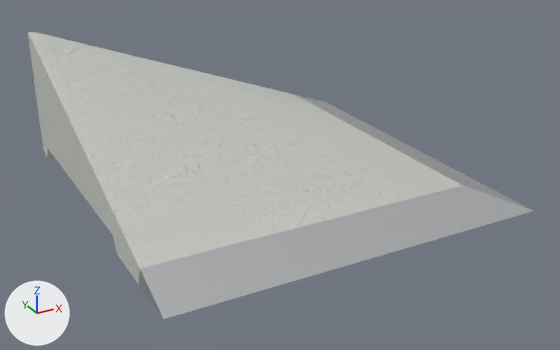
Before and after pictures for a commit that changed the glTF model public/katalog/modelle/hip-75l.gltf.
The view is the same before and after, from a 50 mm lens placed at (-1.84, -3.49, 1.75), pointed at (0.0, -0.14, 0.08). The lights are fixed; the arrows at lower left show +X, +Y and +Z. The picture after the commit comes second. Vertices at exactly the same position are counted once.

The scene before the commit, as lines of its bpy script (objects in view):
```python
me_sk1792_hip_75l_001 = bpy.data.meshes.new('SK1792_HIP-75L.001')
me_sk1792_hip_75l_001.from_pydata(...)  # 49 vertices, 115 faces; spans x -1.0..1.0, y -1.0..1.0, z 0.0..0.73
# faces by material slot: [104, 11]
me_sk1792_hip_75l_001.materials.append(mat_beton)
me_sk1792_hip_75l_001.materials.append(mat_stahl)  # white #e1e2e5
ob_sk1792_hip_75l_001 = bpy.data.objects.new('SK1792_HIP-75L.001', me_sk1792_hip_75l_001)
ob_sk1792_hip_75l_001.location = (0.0, 0.0, 0.0)
```
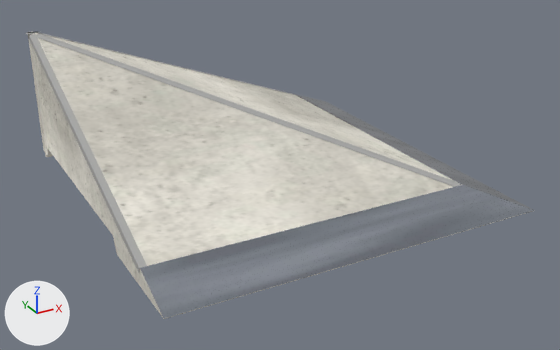
Patch to the scene script:
```diff
--- a/public/katalog/modelle/hip-75l.gltf.py
+++ b/public/katalog/modelle/hip-75l.gltf.py
@@ img_hip_75l_farbe @@
+img_hip_75l_farbe = load_image('hip-75l_farbe', 'texturen/hip-75l_farbe.jpg', 2048, 2048, 'sRGB')
@@ img_hip_75l_normal @@
+img_hip_75l_normal = load_image('hip-75l_normal', 'texturen/hip-75l_normal.jpg', 2048, 2048, 'Non-Color')
@@ mat_stahl_web_004 @@
+mat_stahl_web_004 = bpy.data.materials.new('Stahl_web.004')
+# uses the picture img_hip_75l_farbe
+# uses the picture img_hip_75l_normal
@@ mat_kantenwinkel_web_003 @@
+mat_kantenwinkel_web_003 = bpy.data.materials.new('Kantenwinkel_web.003')
+# uses the picture img_hip_75l_farbe
+# uses the picture img_hip_75l_normal
@@ mat_beton_web_003 @@
+mat_beton_web_003 = bpy.data.materials.new('Beton_web.003')
+# uses the picture img_hip_75l_farbe
+# uses the picture img_hip_75l_normal
@@ me_sk1792_hip_75l_001 @@
 # used by ob_sk1792_hip_75l_001; location = (0.0, 0.0, 0.0)
-me_sk1792_hip_75l_001.from_pydata(...)  # 49 vertices, 115 faces; spans x -1.0..1.0, y -1.0..1.0, z 0.0..0.73
-me_sk1792_hip_75l_001.materials.append(mat_stahl)  # white #e1e2e5
+me_sk1792_hip_75l_001.from_pydata(...)  # 156 vertices, 302 faces; spans x -1.02..1.0, y -1.0..1.02, z 0.0..0.73
+# me_sk1792_hip_75l_001 part 1
+# 60 faces are deleted
+# 94 vertices are added at x -1.0..1.0, y -1.0..1.02, z 0.0..0.73
+# 203 new faces join them, mat_beton_web_003
+# 14 new faces join them, mat_stahl_web_004
+# 18 new faces join them, mat_kantenwinkel_web_003
+# me_sk1792_hip_75l_001 part 2: 52 faces spanning x -1.0..0.74, y -0.74..1.0, z 0.0..0.73 switch from mat_beton to mat_beton_web_003
+# other edits to the shape of me_sk1792_hip_75l_001 do not show in these pictures
+me_sk1792_hip_75l_001.materials.append(mat_stahl_web_004)
+me_sk1792_hip_75l_001.materials.append(mat_kantenwinkel_web_003)
```

What differs and where, as boxes [x1, y1, x2, y2] in the pictures (560 x 350 px):
'SK1792_HIP-75L.001', reshaped
    before: [28, 32, 534, 319]
    after: [26, 31, 534, 319]
part 1 of me_sk1792_hip_75l_001, built on
    before: [30, 32, 534, 319]
    after: [27, 31, 534, 319]
part 2 of me_sk1792_hip_75l_001, recoloured
    before: [28, 32, 462, 268]
    after: [28, 33, 454, 266]
